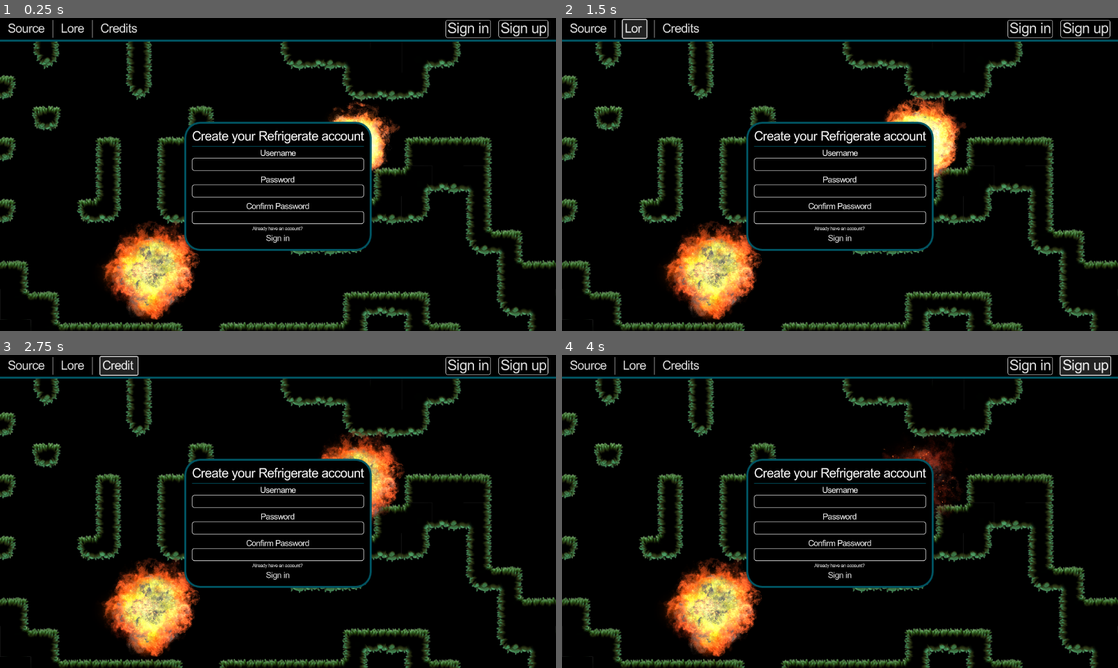
Above: before the commit, frames 1-4 (two rows, left to right).
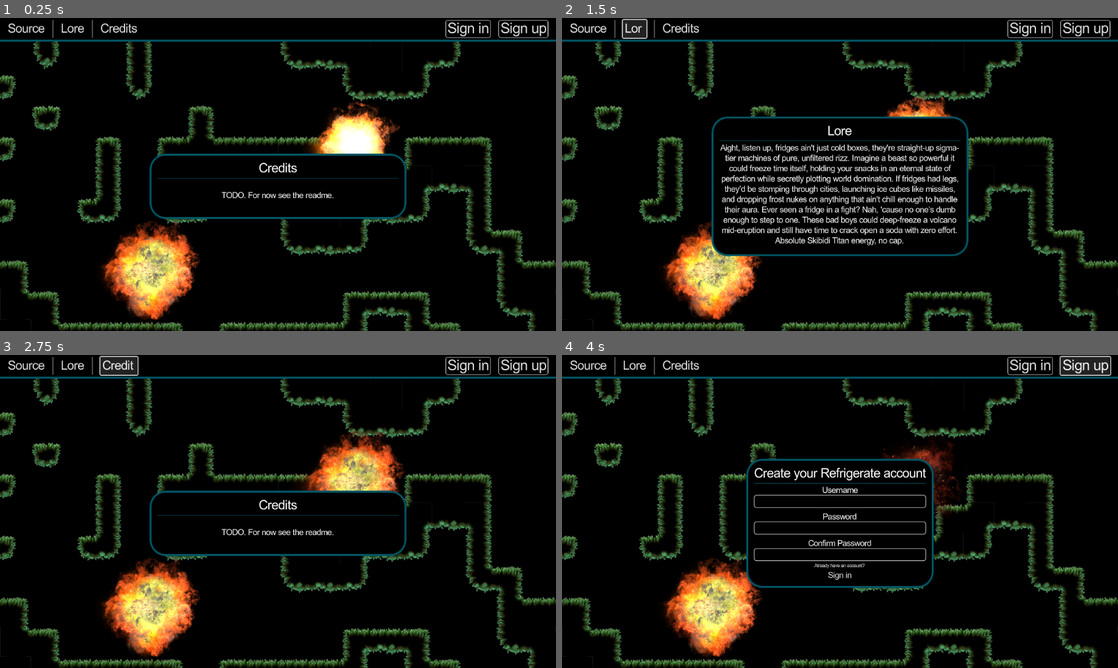
Above: after the commit, the same moments.

Repository: kit-solent/refrigerate
Game: Godot game, scene res://core/auth/start.tscn
Same seed, same stepped clock (60 frames per second), same inputs: the game is played once before the commit and once after it. This scene is started directly instead of the project's main scene. Video files are missing from this copy of the repository; at most half a second of black plays in their place.
Inputs:
- Up to frame 1 (0.25 s): no input
- Up to frame 2 (1.5 s): click "Source" at 0.5 s; click "Lore" at 1.25 s
- Up to frame 3 (2.75 s): click "Credits" at 2 s
- Up to frame 4 (4 s): click "Sign in" at 2.75 s; click "Sign up" at 3.5 s

The runs differ from the first frame. In frame 1, 5.2% of the frame differs, in the area x 26-74%, y 33-75%; in frame 2, 9.3%, in the area x 26-74%, y 31-77%; in frame 3, 5.4%; in frame 4, nothing differs.

Commit message:
SaveBot commit at 2025-01-29 16:42:53

Diff:
--- a/core/auth/start.gd
+++ b/core/auth/start.gd
@@ -13,9 +13,18 @@
 	pass
 
 
+@onready var tab_container = $main/main/center_container/tab_container
 func _on_sign_in_button_down() -> void:
-	pass # Replace with function body.
-
+	tab_container.current_tab = 4
 
 func _on_sign_up_button_down() -> void:
-	pass # Replace with function body.
+	tab_container.current_tab = 5
+
+func _on_source_button_down() -> void:
+	tab_container.current_tab = 1
+
+func _on_lore_button_down() -> void:
+	tab_container.current_tab = 2
+
+func _on_credits_button_down() -> void:
+	tab_container.current_tab = 3
--- a/core/auth/start.tscn
+++ b/core/auth/start.tscn
@@ -27,8 +27,6 @@
 corner_radius_bottom_right = 4
 corner_radius_bottom_left = 4
 
-[sub_resource type="StyleBoxEmpty" id="StyleBoxEmpty_kgo2p"]
-
 [sub_resource type="StyleBoxFlat" id="StyleBoxFlat_an2y6"]
 content_margin_left = 16.0
 content_margin_top = 16.0
@@ -166,8 +164,7 @@
 
 [node name="tab_container" type="TabContainer" parent="main/main/center_container"]
 layout_mode = 2
-theme_override_styles/panel = SubResource("StyleBoxEmpty_kgo2p")
-current_tab = 4
+current_tab = 3
 tabs_visible = false
 
 [node name="name" type="Label" parent="main/main/center_container/tab_container"]
@@ -245,12 +242,44 @@
 vertical_alignment = 1
 autowrap_mode = 2
 
-[node name="sign_in" type="PanelContainer" parent="main/main/center_container/tab_container"]
-visible = false
+[node name="credits" type="PanelContainer" parent="main/main/center_container/tab_container"]
 layout_mode = 2
 theme_override_styles/panel = SubResource("StyleBoxFlat_an2y6")
 metadata/_tab_index = 3
 
+[node name="vbox" type="VBoxContainer" parent="main/main/center_container/tab_container/credits"]
+layout_mode = 2
+theme_override_constants/separation = 5
+
+[node name="title" type="Label" parent="main/main/center_container/tab_container/credits/vbox"]
+layout_mode = 2
+theme_override_font_sizes/font_size = 25
+text = "Credits"
+horizontal_alignment = 1
+vertical_alignment = 1
+
+[node name="seperator" type="ColorRect" parent="main/main/center_container/tab_container/credits/vbox"]
+custom_minimum_size = Vector2(0, 1)
+layout_mode = 2
+color = Color(1.03481e-06, 0.329003, 0.38402, 1)
+
+[node name="body" type="Label" parent="main/main/center_container/tab_container/credits/vbox"]
+custom_minimum_size = Vector2(500, 0)
+layout_mode = 2
+text = "
+TODO. For now see the readme.
+
+"
+horizontal_alignment = 1
+vertical_alignment = 1
+autowrap_mode = 2
+
+[node name="sign_in" type="PanelContainer" parent="main/main/center_container/tab_container"]
+visible = false
+layout_mode = 2
+theme_override_styles/panel = SubResource("StyleBoxFlat_an2y6")
+metadata/_tab_index = 4
+
 [node name="vbox" type="VBoxContainer" parent="main/main/center_container/tab_container/sign_in"]
 layout_mode = 2
 theme_override_constants/separation = 5
@@ -310,9 +339,10 @@
 text = "Sign up"
 
 [node name="sign_up" type="PanelContainer" parent="main/main/center_container/tab_container"]
+visible = false
 layout_mode = 2
 theme_override_styles/panel = SubResource("StyleBoxFlat_an2y6")
-metadata/_tab_index = 4
+metadata/_tab_index = 5
 
 [node name="vbox" type="VBoxContainer" parent="main/main/center_container/tab_container/sign_up"]
 layout_mode = 2
@@ -384,6 +414,9 @@
 layout_mode = 2
 text = "Sign in"
 
+[connection signal="button_down" from="main/topbar/margins/items/source" to="." method="_on_source_button_down"]
+[connection signal="button_down" from="main/topbar/margins/items/lore" to="." method="_on_lore_button_down"]
+[connection signal="button_down" from="main/topbar/margins/items/credits" to="." method="_on_credits_button_down"]
 [connection signal="button_down" from="main/topbar/margins/items/sign_in" to="." method="_on_sign_in_button_down"]
 [connection signal="button_down" from="main/topbar/margins/items/sign_up" to="." method="_on_sign_up_button_down"]
 [connection signal="finished" from="main/main/backgrounds/gameplay_video" to="." method="_on_gameplay_video_finished"]
--- a/core/resources/theme.tres
+++ b/core/resources/theme.tres
@@ -10,9 +10,7 @@
 corner_detail = 1
 anti_aliasing = false
 
-[sub_resource type="StyleBoxFlat" id="StyleBoxFlat_tbw4i"]
-bg_color = Color(0, 0, 0, 1)
-anti_aliasing = false
+[sub_resource type="StyleBoxEmpty" id="StyleBoxEmpty_yg541"]
 
 [resource]
 default_font = ExtResource("1_06v0t")
@@ -21,4 +19,4 @@
 GridContainer/constants/h_separation = 0
 GridContainer/constants/v_separation = 2
 PanelContainer/styles/panel = SubResource("StyleBoxFlat_dwhqs")
-TabContainer/styles/panel = SubResource("StyleBoxFlat_tbw4i")
+TabContainer/styles/panel = SubResource("StyleBoxEmpty_yg541")
Not shown: 1 places in core/auth/start.tscn that only renumber resources
